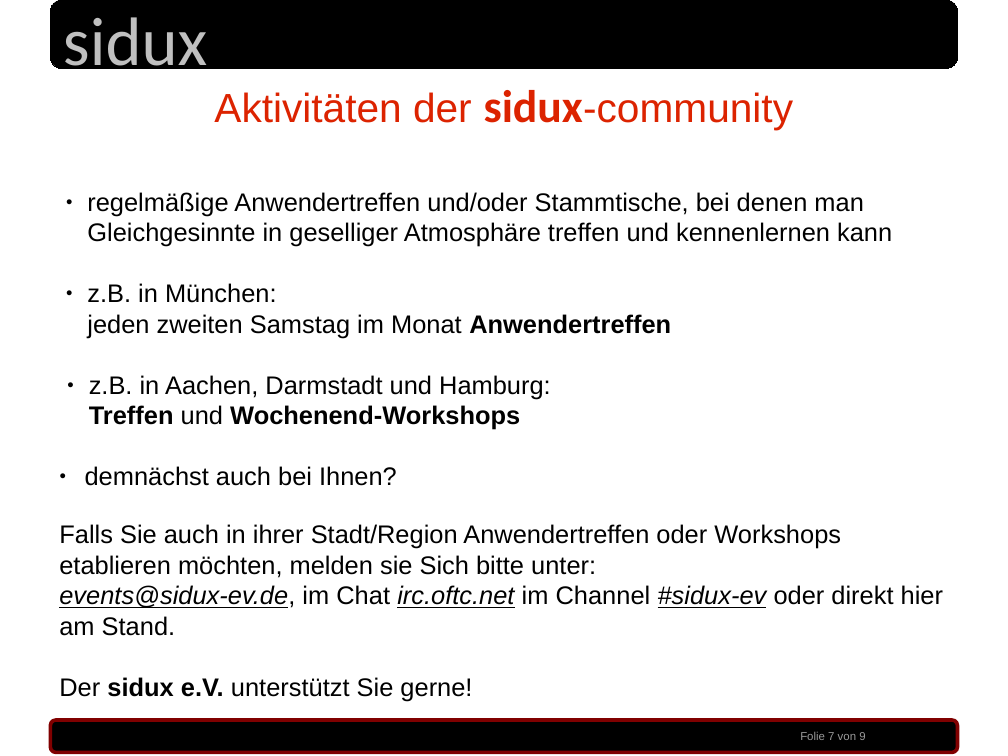
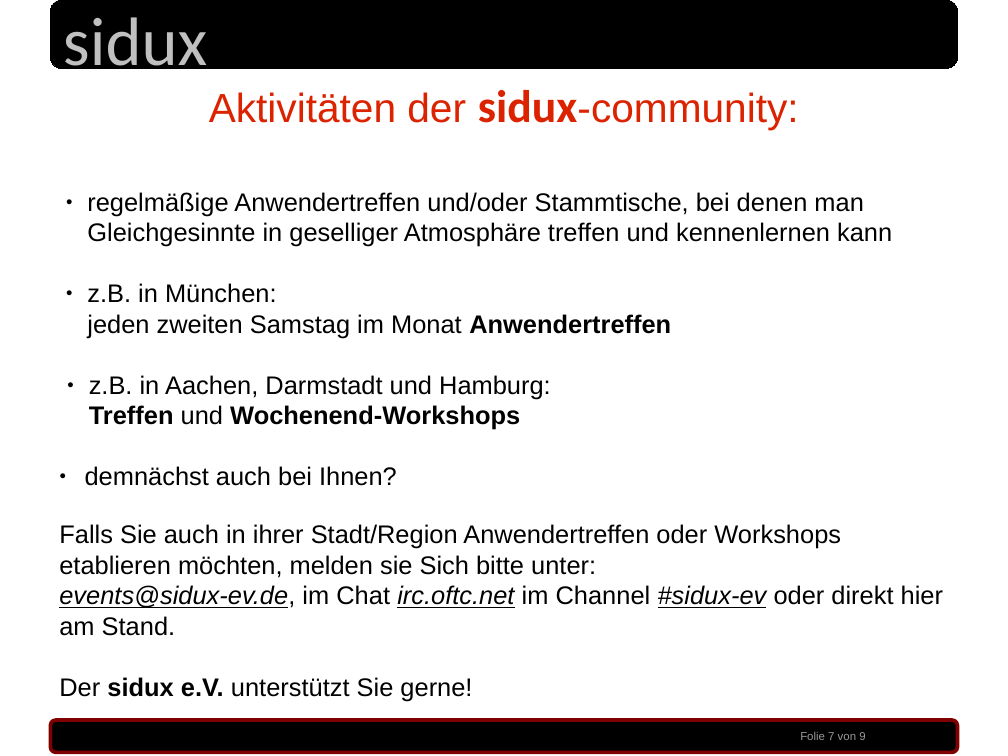
Before and after one commit to sidux-ev/praesentation, a slide deck: slide 7 of bin/sigint2010_koeln.odp. Drawn at 1008x756 pixels with LibreOffice and Linux fonts; fonts in the diff are those of the drawing; background and template pictures are left out. Boxes give left, top, right and bottom in pixels: in the first picture for what was removed or moved away, otherwise in the second. Text is boxed around its words. In the diff, an @@ line names an element or a change of style, - is before the commit and + after.

```diff
--- a/bin/sigint2010_koeln.odp
+++ b/bin/sigint2010_koeln.odp
@@ text at [209, 90, 798, 129]: text changed @@
-Aktivitäten der sidux-community
+Aktivitäten der sidux-community:
```
Also in this commit, not shown: 1 other slide changed, 1 other file.
